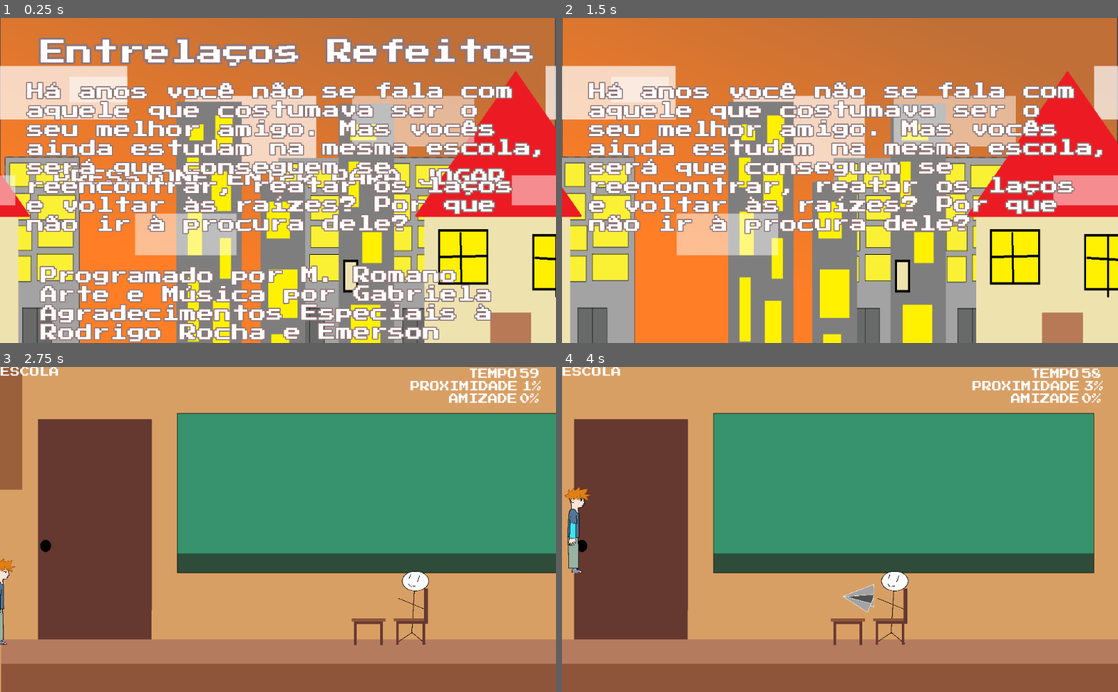
Above: before the commit, frames 1-4 (two rows, left to right).
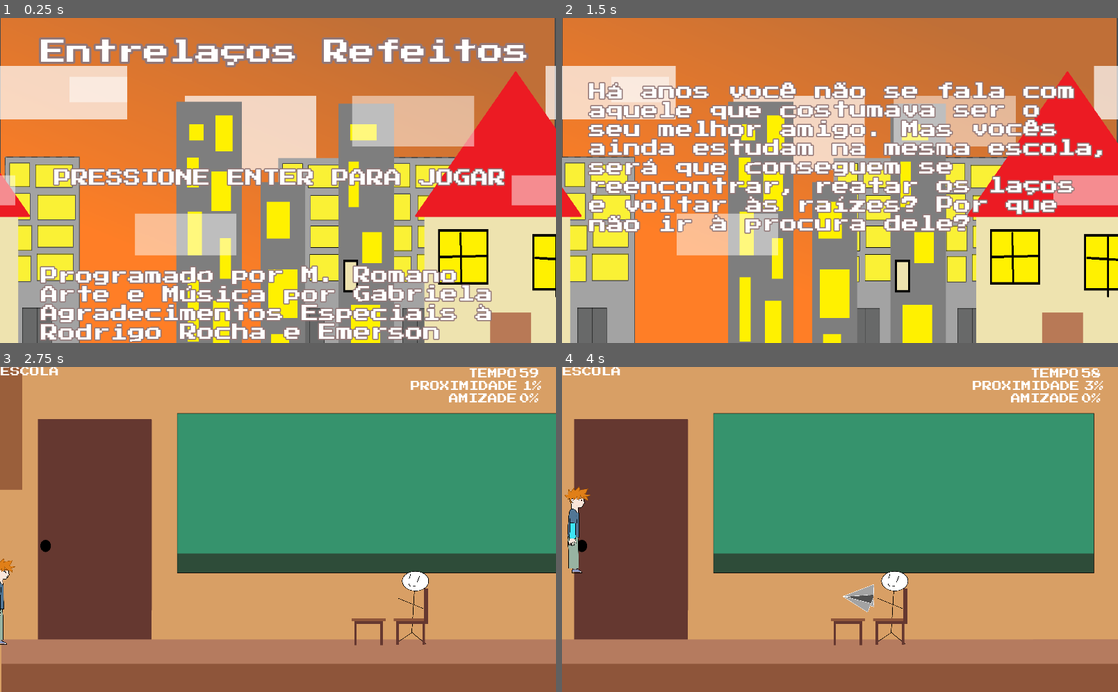
Above: after the commit, the same moments.

Repository: MRSS02/Entrela-os-Refeitos
Game: Godot game, scene res://src/Levels/Menu.tscn
The game is run twice, just before and just after one commit, with the same random seed, the same clock (stepped at 60 frames per second) and the same inputs.
Inputs:
- Up to frame 1 (0.25 s): no input
- Up to frame 2 (1.5 s): tap Enter (ui_accept) at 0.5, 0.6, 1.35 s; hold Right (move_right) from 0.53 s (still down); tap Up (jump) at 0.77 s
- Up to frame 3 (2.75 s): tap Up (jump) at 1.52 s; release Right (move_right) at 2.03 s; hold Left (move_left) from 2.03 s (still down); tap Enter (ui_accept) at 2.1 s
- Up to frame 4 (4 s): release Left (move_left) at 2.78 s; hold Right (move_right) from 2.78 s (still down); tap Enter (ui_accept) at 2.85, 3.6 s; tap Up (jump) at 3.02, 3.77 s

The runs differ from the first frame. In frame 1, 24% of the frame differs, in the area x 0-100%, y 0-100%; in frame 2, 4.6%; in frame 3, 1.1%; in frame 4, 1.2%.

Commit message:
corrivido viewport

Diff:
--- a/project.godot
+++ b/project.godot
@@ -71,6 +71,15 @@
 MusicController="*res://src/Autoload/MusicController.tscn"
 Friendship="*res://src/Autoload/Friendship.gd"
 
+[display]
+
+window/stretch/mode="2d"
+window/stretch/aspect="keep"
+
+[global]
+
+screen=false
+
 [gui]
 
 common/drop_mouse_on_gui_input_disabled=true
--- a/src/Levels/Menu.tscn
+++ b/src/Levels/Menu.tscn
@@ -133,6 +133,7 @@
 valign = 1
 
 [node name="História" type="CanvasLayer" parent="."]
+visible = false
 offset = Vector2( 50, 120 )
 transform = Transform2D( 1, 0, 0, 1, 50, 120 )
 
Not shown, changed: export_presets.cfg
